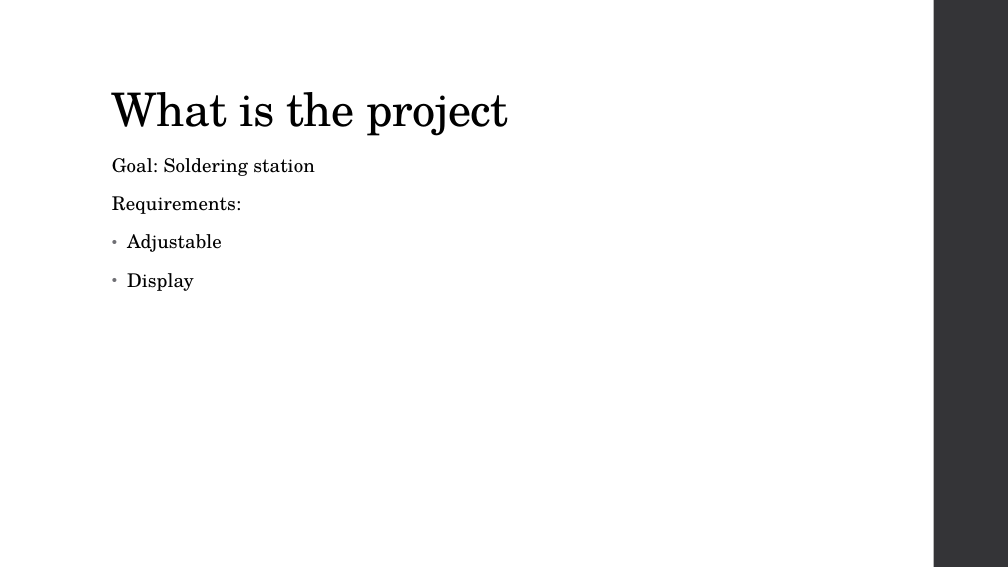
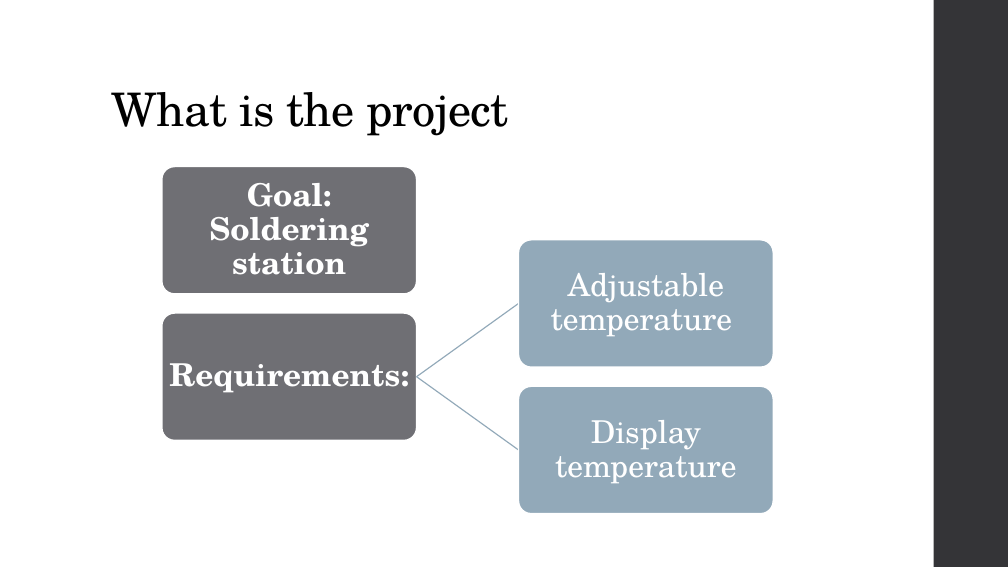
Before and after one commit to AlexanderPetry/Soldeerstation, a slide deck: slide 3 of PRESENTATION/Project ontwerp.pptx. Drawn at 1008x567 pixels with LibreOffice and Linux fonts; fonts in the diff are those of the drawing. Boxes give left, top, right and bottom in pixels: in the first picture for what was removed or moved away, otherwise in the second. Text is boxed around its words. In the diff, an @@ line names an element or a change of style, - is before the commit and + after.

```diff
--- a/PRESENTATION/Project ontwerp.pptx
+++ b/PRESENTATION/Project ontwerp.pptx
@@ text removed at (112,158,314,291) @@
-Goal: Soldering station
-Requirements:
-• Adjustable
-• Display
@@ group added at (162,166,774,513): 4 rounded rectangles, 4 texts, 2 freeform shapes @@
+Goal: Soldering station
+Requirements:
+Adjustable temperature
+Display temperature
```
Also in this commit, not shown: 5 other slides changed, 1 other file.
